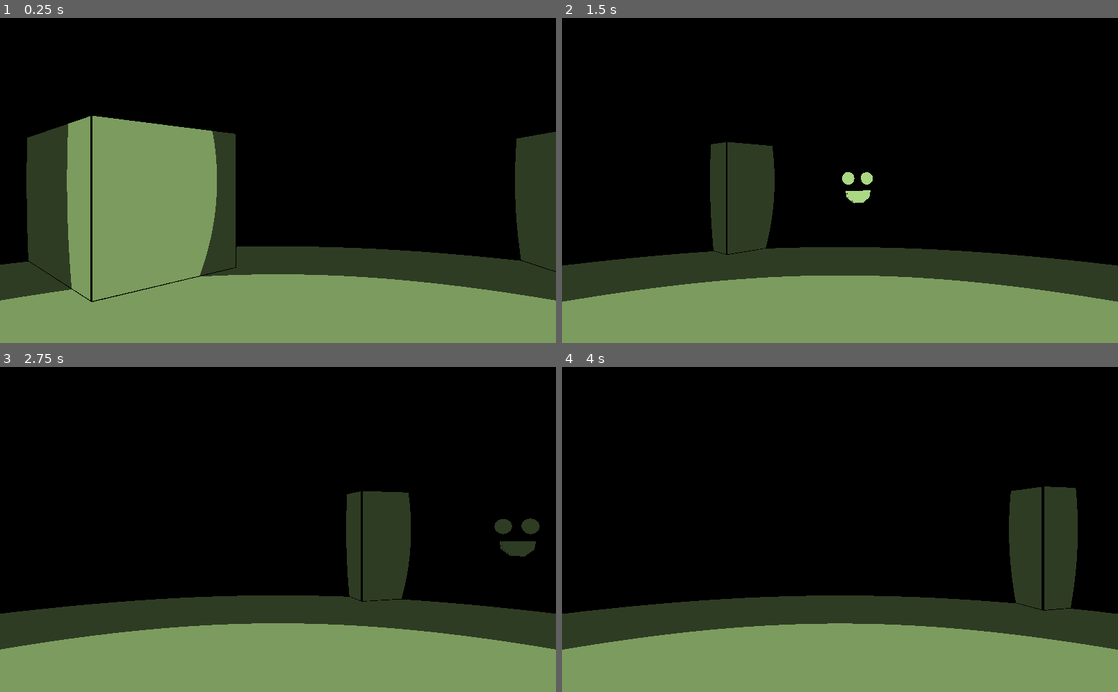
Above: before the commit, frames 1-4 (two rows, left to right).
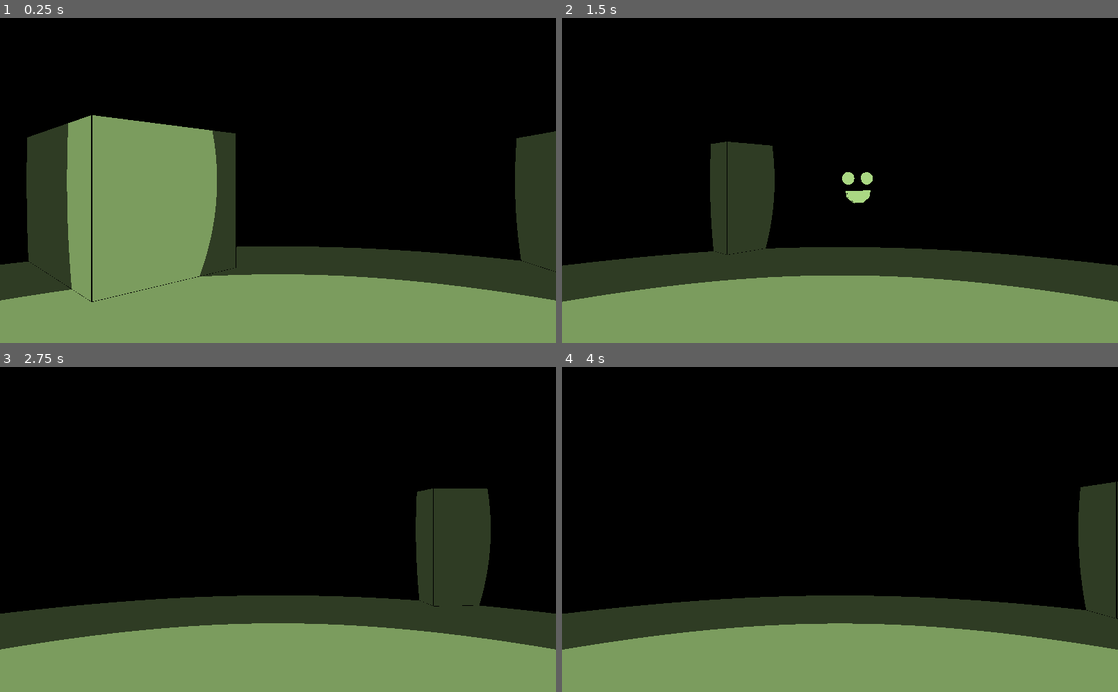
Above: after the commit, the same moments.

Repository: gilzoide/1JAM-RETRO
Game: Godot game, scene res://Main.tscn
Two runs of this game, one before a commit and one after it. Both use one fixed random seed, a clock stepped at 60 frames per second and the inputs below.
Inputs:
- Up to frame 1 (0.25 s): no input
- Up to frame 2 (1.5 s): hold S (camera_back) 0.53-1.28 s; tap W (camera_forward) at 1.35 s
- Up to frame 3 (2.75 s): hold Q (camera_rotate_left) from 2.03 s (still down)
- Up to frame 4 (4 s): release Q (camera_rotate_left) at 2.78 s; tap E (camera_rotate_right) at 2.85 s; tap Enter at 3.5 s; hold A (camera_strafe_left) from 3.53 s (still down)

The runs differ from the first frame. In frame 1, 0.2% of the frame differs, in the area x 5-100%, y 29-88%; in frame 2, less than 0.1%; in frame 3, 8.5%, in the area x 62-98%, y 37-74%; in frame 4, 6.7%.

Commit message:
Add pinetree and Outline next pass material

Diff:
--- a/Control/MovementControl.gd
+++ b/Control/MovementControl.gd
@@ -1,7 +1,7 @@
 extends KinematicBody
 
 export(float) var linear_speed = 5
-export(float) var angular_speed = deg2rad(45)
+export(float) var angular_speed = deg2rad(60)
 var is_moving = false
 onready var animationPlayer = $AnimationPlayer
 
--- a/Levels/LevelTest.tscn
+++ b/Levels/LevelTest.tscn
@@ -1,8 +1,9 @@
-[gd_scene load_steps=4 format=2]
+[gd_scene load_steps=5 format=2]
 
 [ext_resource path="res://Radar/Radar_material.tres" type="Material" id=1]
 [ext_resource path="res://Control/Player.tscn" type="PackedScene" id=2]
 [ext_resource path="res://Glow/Glow_material.tres" type="Material" id=3]
+[ext_resource path="res://Levels/Pinetree.tscn" type="PackedScene" id=4]
 
 [node name="LevelTest" type="Spatial"]
 
@@ -21,6 +22,11 @@
 use_collision = true
 width = 8.746
 material = ExtResource( 1 )
+
+[node name="CSGBox" type="CSGBox" parent="CSGBox"]
+transform = Transform( 1, 0, 0, 0, 1, 0, 0, 0, 1, 0, -0.260062, 0.03265 )
+operation = 2
+height = 1.73735
 
 [node name="CSGBox3" type="CSGBox" parent="."]
 transform = Transform( 0.681449, 0, 0.731865, 0, 1, 0, -0.731865, 0, 0.681449, -0.479057, 0.00193072, 1.67473 )
@@ -58,3 +64,6 @@
 
 [node name="Player" parent="." instance=ExtResource( 2 )]
 transform = Transform( -4.37114e-08, 0, 1, 0, 1, 0, -1, 0, -4.37114e-08, 6.95012, 0, -2.83005 )
+
+[node name="Spatial" parent="." instance=ExtResource( 4 )]
+transform = Transform( 1, 0, 0, 0, 1, 0, 0, 0, 1, 2.78298, 0, 2.90337 )
--- /dev/null
+++ b/Levels/Pinetree.tscn
@@ -0,0 +1,18 @@
+[gd_scene load_steps=4 format=2]
+
+[ext_resource path="res://Radar/Radar_material.tres" type="Material" id=1]
+[ext_resource path="res://Levels/Pinetree.obj" type="ArrayMesh" id=2]
+
+[sub_resource type="CylinderShape" id=1]
+height = 2.77728
+
+[node name="Pinetree" type="StaticBody"]
+
+[node name="MeshInstance" type="MeshInstance" parent="."]
+mesh = ExtResource( 2 )
+material/0 = ExtResource( 1 )
+material/1 = ExtResource( 1 )
+
+[node name="CollisionShape" type="CollisionShape" parent="."]
+transform = Transform( 1, 0, 0, 0, 1, 0, 0, 0, 1, 0, 0.479758, 0 )
+shape = SubResource( 1 )
--- /dev/null
+++ b/Radar/Outline_material.tres
@@ -0,0 +1,9 @@
+[gd_resource type="ShaderMaterial" load_steps=2 format=2]
+
+[ext_resource path="res://Radar/Outline_shader.shader" type="Shader" id=1]
+
+
+[resource]
+shader = ExtResource( 1 )
+shader_param/outline_thickness = 0.005
+shader_param/outline_color = Color( 0, 0, 0, 1 )
--- /dev/null
+++ b/Radar/Outline_shader.shader
@@ -0,0 +1,16 @@
+shader_type spatial;
+
+render_mode cull_front, unshaded;
+
+uniform float outline_thickness : hint_range(0.0, 1.0, 0.001) = 0.005;
+uniform vec4 outline_color : hint_color = vec4(1.0, 1.0, 1.0, 1.0);
+
+void vertex()
+{
+	VERTEX += NORMAL * outline_thickness;
+}
+
+void fragment()
+{
+	ALBEDO = outline_color.rgb;
+}
--- a/Radar/Radar_material.tres
+++ b/Radar/Radar_material.tres
@@ -1,8 +1,10 @@
-[gd_resource type="ShaderMaterial" load_steps=3 format=2]
+[gd_resource type="ShaderMaterial" load_steps=4 format=2]
 
 [ext_resource path="res://Radar/Radar_shader.shader" type="Shader" id=1]
 [ext_resource path="res://Palletes/Current_pallete_texture.tres" type="Texture" id=2]
+[ext_resource path="res://Radar/Outline_material.tres" type="Material" id=3]
 
 [resource]
+next_pass = ExtResource( 3 )
 shader = ExtResource( 1 )
 shader_param/pallete = ExtResource( 2 )
--- a/Radar/Radar_shader.shader
+++ b/Radar/Radar_shader.shader
@@ -7,8 +7,8 @@
 const float DISTANCE_FACTOR = 1.0 / 2.0;
 const float DISTANCE_BIAS = 2.0;
 const float TEXTURE_WIDTH = 4.0; // assume texture have only 4 pixels
-const float NEAR_EDGE_MIN = 0.005;
-const float NEAR_EDGE_MAX = 0.995;
+const float NEAR_EDGE_MIN = 0.002;
+const float NEAR_EDGE_MAX = 0.998;
 
 varying vec3 position_from_camera;
 
@@ -23,7 +23,7 @@
 }
 
 void fragment() {
-	bool near_edge = UV.x < NEAR_EDGE_MIN || UV.x > NEAR_EDGE_MAX || UV.y < NEAR_EDGE_MIN || UV.y > NEAR_EDGE_MAX;
+	bool near_edge = UV.x <= NEAR_EDGE_MIN || UV.x >= NEAR_EDGE_MAX || UV.y <= NEAR_EDGE_MIN || UV.y >= NEAR_EDGE_MAX;
 	float near_edge_bias = float(near_edge) * TEXTURE_WIDTH;
 
 	float distance_to_camera = length(position_from_camera);
Not shown, added: Levels/Pinetree.mtl
Not shown, added: Levels/Pinetree.obj
Not shown, added: Levels/Pinetree.obj.import
Not shown, added: Levels/Pinetree.blend
